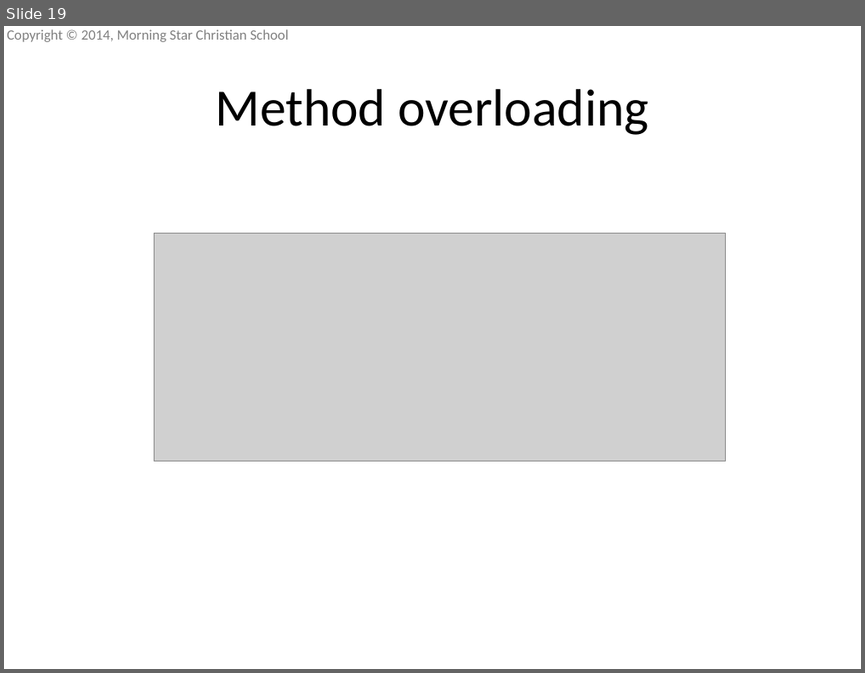
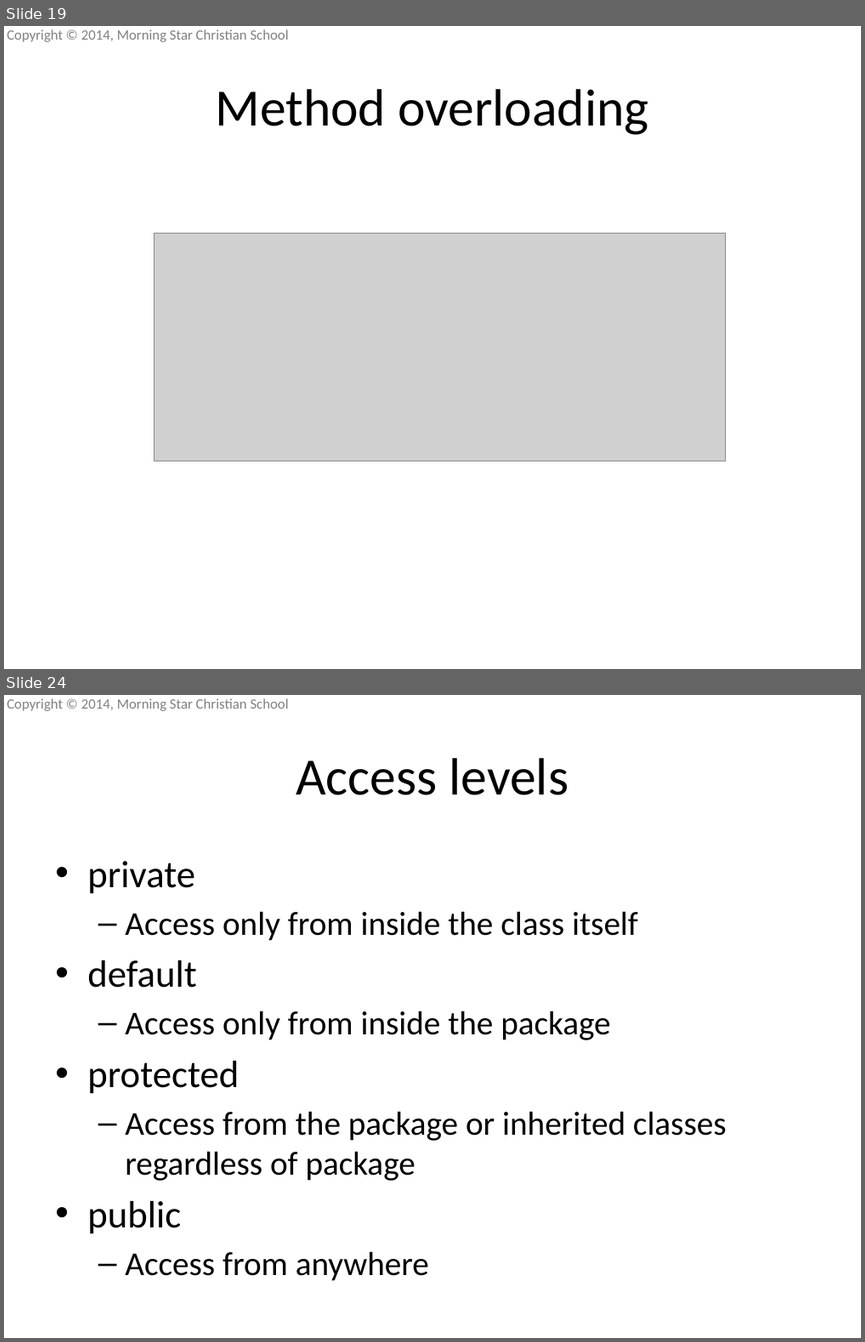
Before and after one commit to mscsbend/presentations, a slide deck: Lesson 5.pptx. Shown one above the other, each under a label of ours: slide 19 before the commit, slides 19 and 24 after it; the slides between them are not shown. The pictures are 865x673 and 865x1342 pixels, drawn with LibreOffice and Linux fonts; fonts in the diff are those of the drawing; grey boxes stand for pictures; background and template pictures are left out. Boxes give left, top, right and bottom in pixels: in the first picture for what was removed or moved away, otherwise in the second. Text is boxed around its words. In the diff, an @@ line names an element or a change of style, - is before the commit and + after.

Commit message:
Added access levels

```diff
--- a/Lesson 5.pptx
+++ b/Lesson 5.pptx
@@ slide 24 added at (4, 695, 861, 1338), background picture (left out); not listed: 1 template element that a slide beside it also shows @@
@@ title added at (296, 758, 568, 795), 44 pt, text #000000 @@
+Access levels
@@ text added at (87, 861, 726, 1281), 28 pt, text #000000 @@
+• private
+  – Access only from inside the class itself
+• default
+  – Access only from inside the package
+• protected
+  – Access from the package or inherited classes regardless of package
+• public
+  – Access from anywhere
```
Also in this commit, not shown: 1 slide changed, 7 other slides added.
